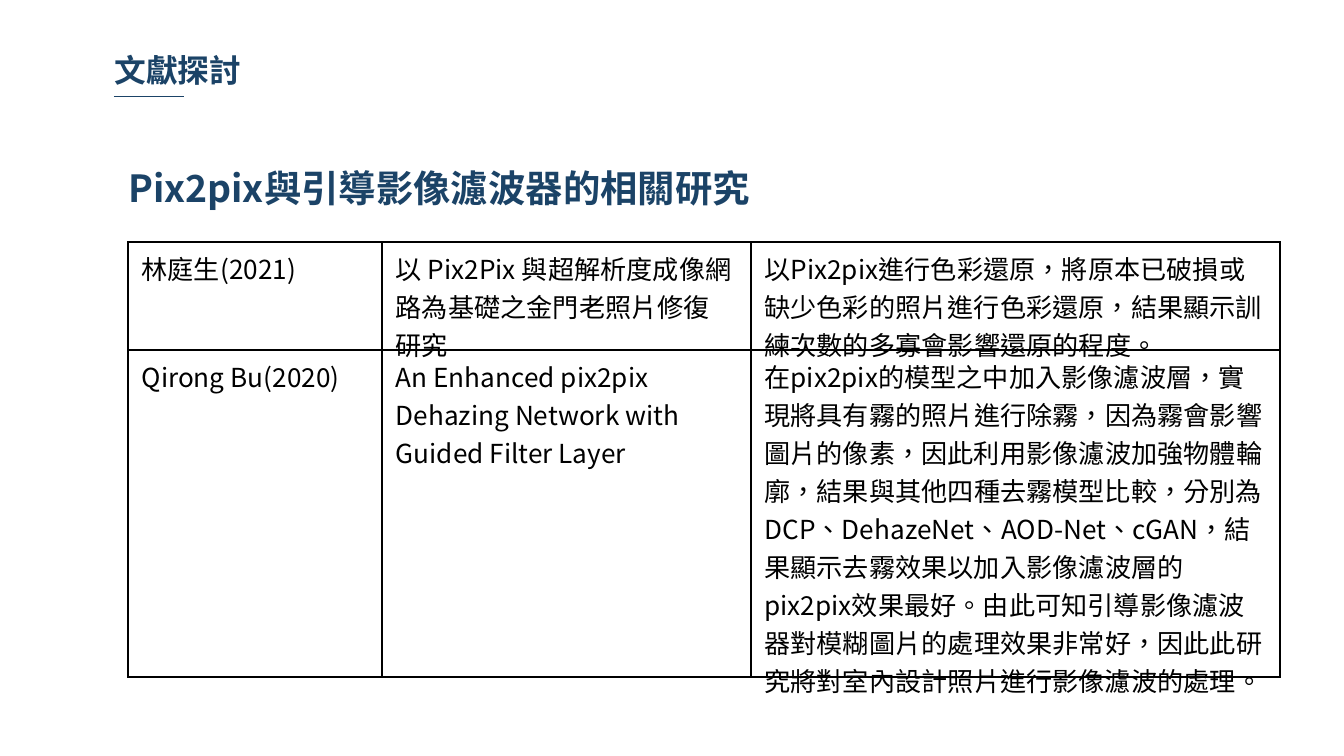
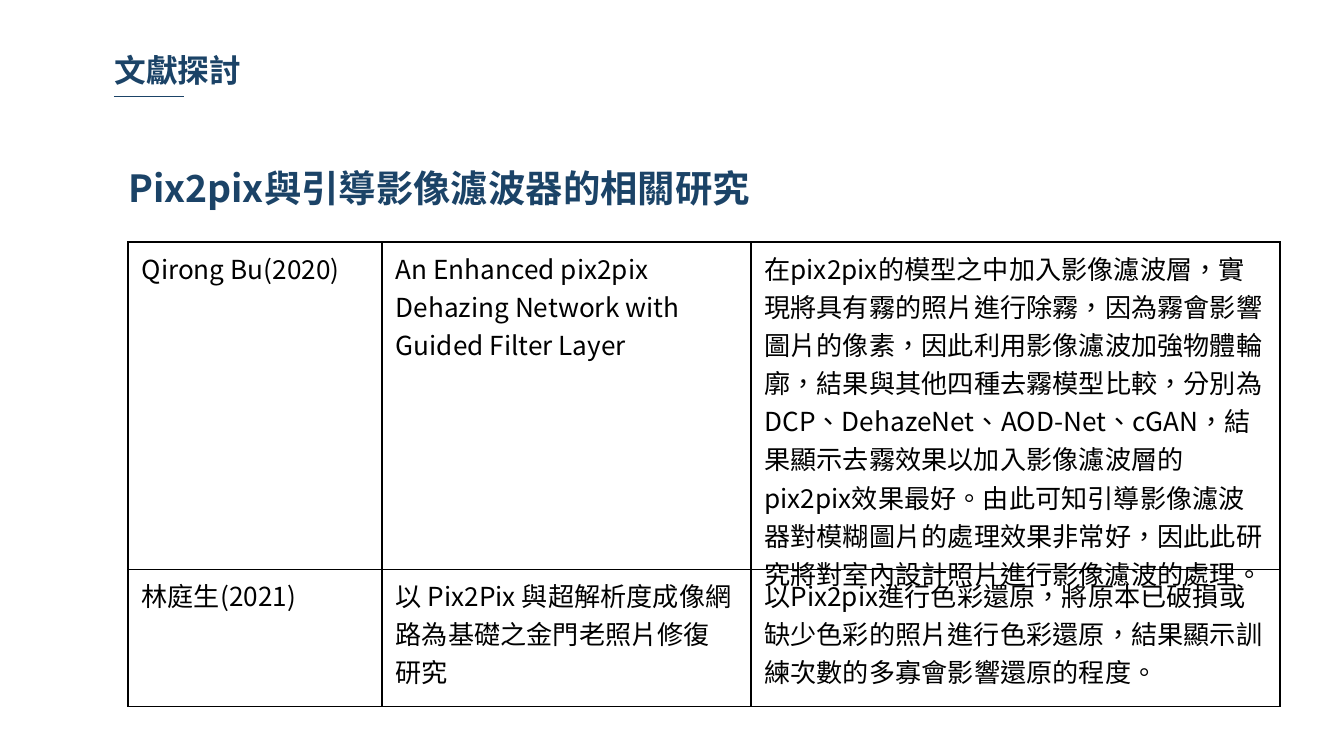
Before and after one commit to 10994015/paper, a slide deck: slide 31 of 論文/論文初審.pptx (slide 32 before the commit). Drawn at 1344x756 pixels with LibreOffice and Linux fonts; fonts in the diff are those of the drawing; background and template pictures are left out. Boxes give left, top, right and bottom in pixels: in the first picture for what was removed or moved away, otherwise in the second. Text is boxed around its words. In the diff, an @@ line names an element or a change of style, - is before the commit and + after.

```diff
--- a/論文/論文初審.pptx
+++ b/論文/論文初審.pptx
@@ table at bbox=[128, 242, 1278, 688] @@
+row 1: Qirong Bu(2020) | An Enhanced pix2pix Dehazing Network with Guided Filter Layer | 在pix2pix的模型之中加入影像濾波層，實現將具有霧的照片進行除霧，因為霧會影響圖片的像素，因此利用影像濾波加強物體輪廓，結果與其他四種去霧模型比較，分別為DCP、DehazeNet、AOD-Net、cGAN，結果顯示去霧效果以加入影像濾波層的pix2pix效果最好。由此可知引導影像濾波器對模糊圖片的處理效果非常好，因此此研究將對室內設計照片進行影像濾波的處理。
-row 2: Qirong Bu(2020) | An Enhanced pix2pix Dehazing Network with Guided Filter Layer | 在pix2pix的模型之中加入影像濾波層，實現將具有霧的照片進行除霧，因為霧會影響圖片的像素，因此利用影像濾波加強物體輪廓，結果與其他四種去霧模型比較，分別為DCP、DehazeNet、AOD-Net、cGAN，結果顯示去霧效果以加入影像濾波層的pix2pix效果最好。由此可知引導影像濾波器對模糊圖片的處理效果非常好，因此此研究將對室內設計照片進行影像濾波的處理。
```
Also in this commit, not shown: 8 other slides changed, 1 slide removed.
